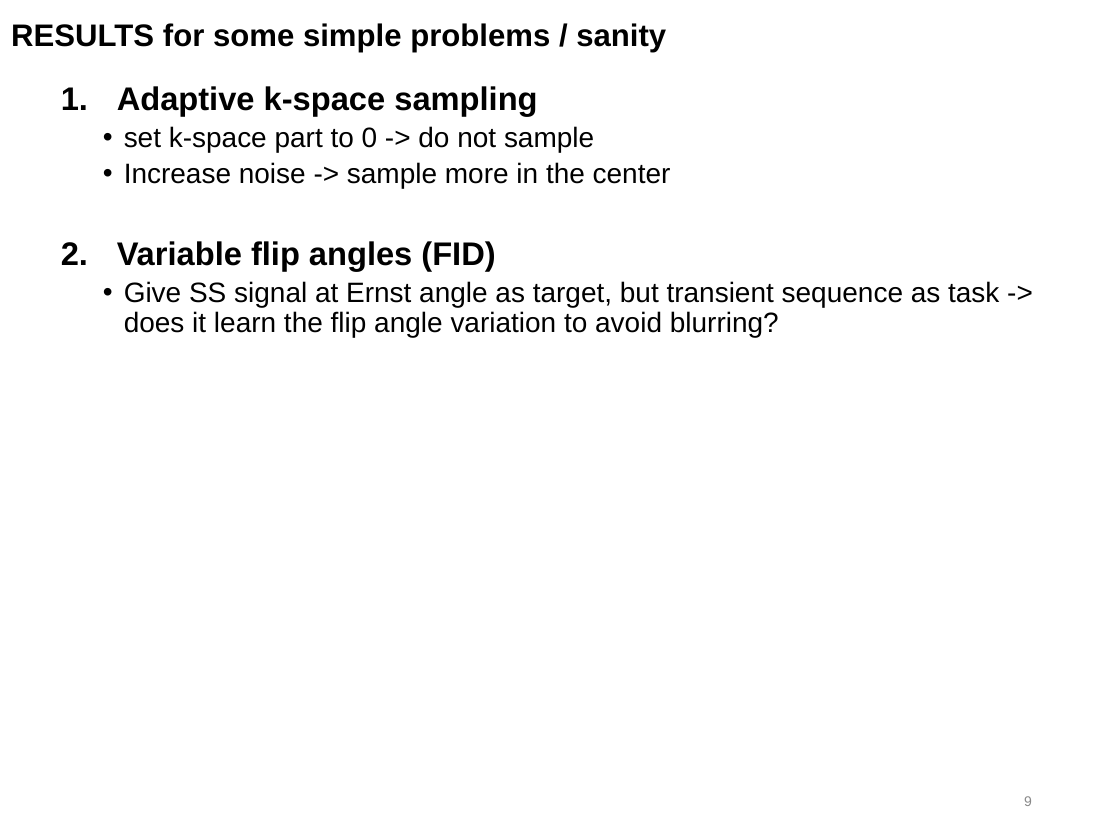
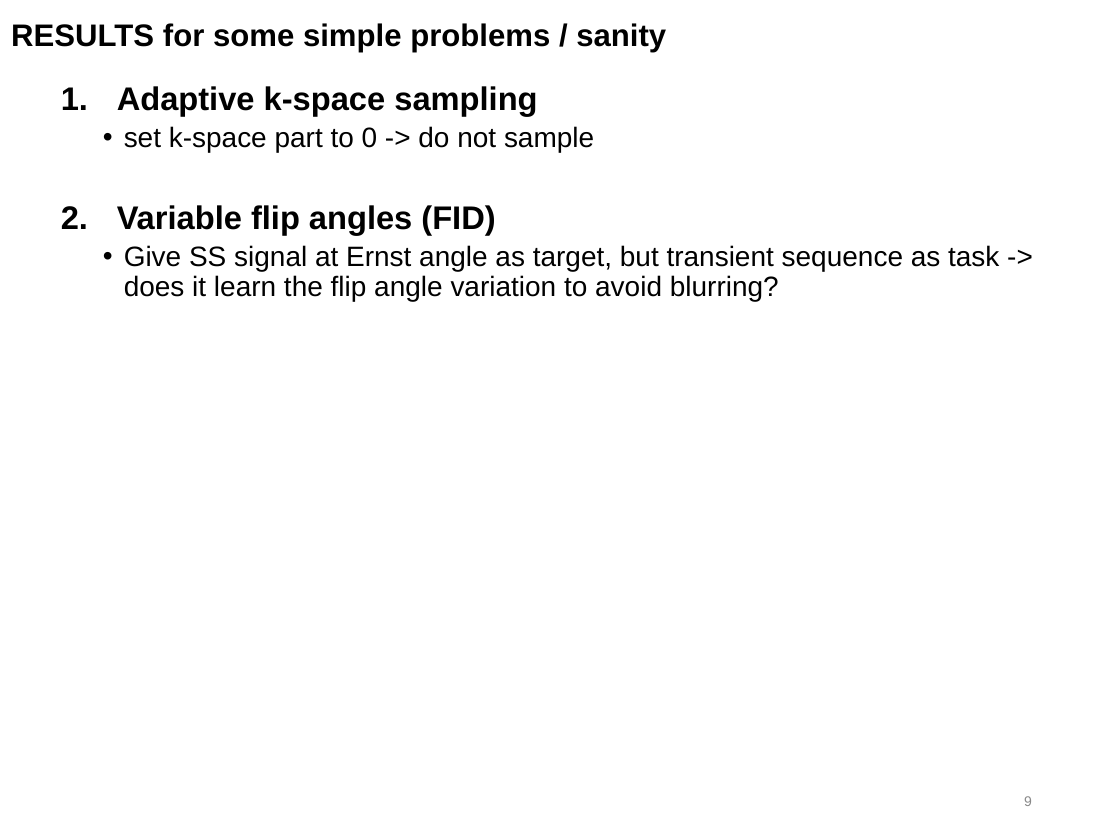
Before and after one commit to mzaiss/MRTwin_pulseq, a slide deck: slide 9 of lyx_ppt/MRIzero_two.ppt. Drawn at 1120x840 pixels with LibreOffice and Linux fonts; fonts in the diff are those of the drawing. Boxes give left, top, right and bottom in pixels: in the first picture for what was removed or moved away, otherwise in the second. Text is boxed around its words. In the diff, an @@ line names an element or a change of style, - is before the commit and + after.

```diff
--- a/lyx_ppt/MRIzero_two.ppt
+++ b/lyx_ppt/MRIzero_two.ppt
@@ text at <box>124,162,671,188</box>: paragraph removed @@
-  • Increase noise -> sample more in the center
```
Also in this commit, not shown: 4 other slides changed, 2 slides added, 7 other files.
